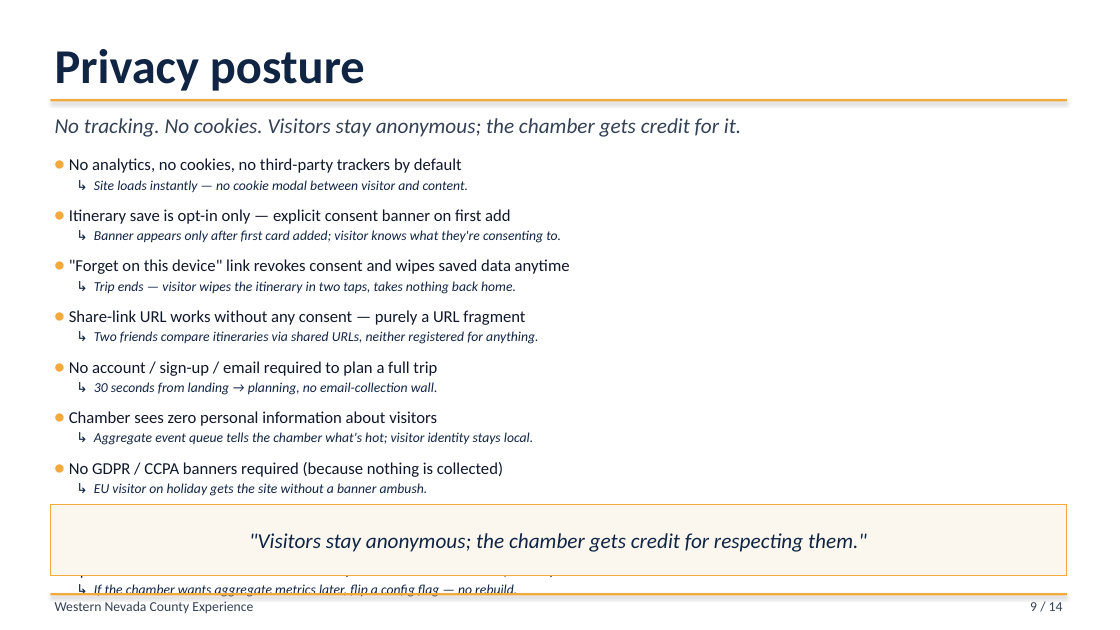
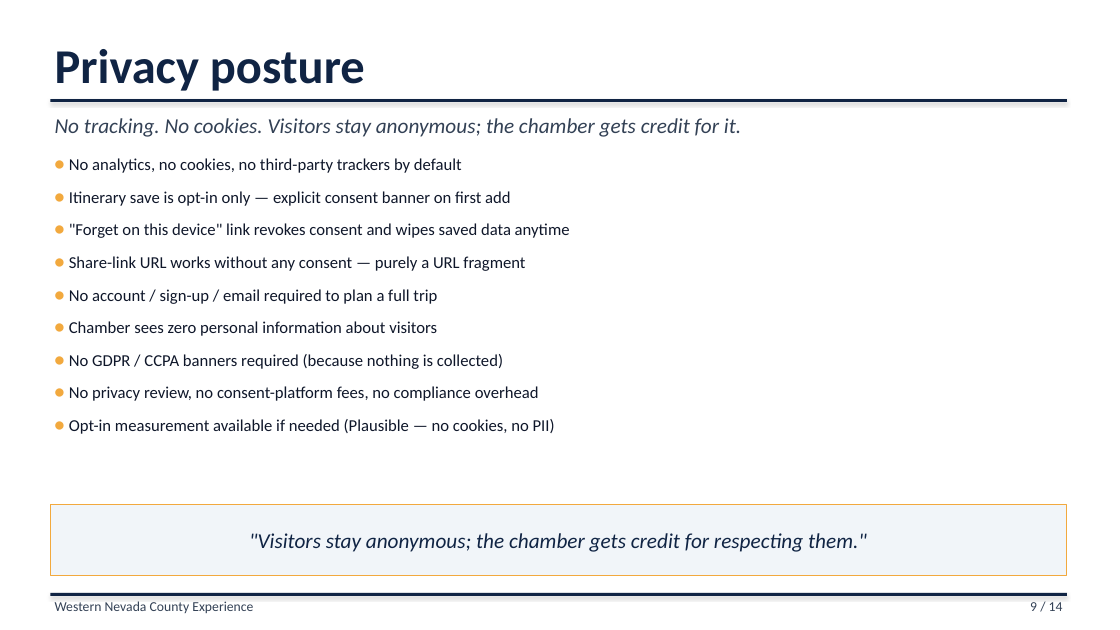
Before and after one commit to liammlrb-eng/nevada-county-experiences, a slide deck: slide 9 of demo_pitch.pptx. Drawn at 1120x630 pixels with LibreOffice and Linux fonts; fonts in the diff are those of the drawing. Boxes give left, top, right and bottom in pixels: in the first picture for what was removed or moved away, otherwise in the second. Text is boxed around its words. In the diff, an @@ line names an element or a change of style, - is before the commit and + after.

Commit message:
Pitch deck: kill scenario sub-lines deck-wide + navy rules
User feedback: '↳ scenario' sub-text was too small to read at 11.5pt
across every slide; gold/amber rules under titles read as 'drab
yellow.' Two targeted changes:

1. SHOW_SCENARIOS = False — global flag that gates rendering of every
   '↳ scenario' italic sub-line in both add_bullets and two_col_table.
   Tuples are still allowed in the source for future use; they just
   render as the headline pair when the flag is off. Saves ~600 lines
   of small italic across the deck.

2. add_gold_rule now uses BROWN (deep ink-blue) instead of GOLD —
   title underlines and footer rules read as a strong navy underline
   rather than a yellow ribbon. Slightly thicker (2.5pt vs 2pt) to
   compensate for the more restrained color. Amber/GOLD is still
   used for bullet markers and the few callout-box borders.

3. Replaced 7 hardcoded warm-cream RGBColor(0xFB, 0xF7, 0xEE) literals
   with the FOG token (now cool slate-tint #F1F5F9). Stripes and
   callout-box fills follow the modern palette automatically.

Net effect: every slide is visually quieter. Headers in navy, deep
underlines in navy, cool stripes, amber only as small accents.

```diff
--- a/demo_pitch.pptx
+++ b/demo_pitch.pptx
@@ rectangle at (x1=50, y1=99, x2=1067, y2=102): fill #F2A93E to #102444 @@
@@ text at (x1=94, y1=180, x2=468, y2=192): paragraph removed @@
-↳ Site loads instantly — no cookie modal between visitor and content.
@@ text at (x1=94, y1=230, x2=561, y2=243): paragraph removed @@
-↳ Banner appears only after first card added; visitor knows what they're consenting to.
@@ text at (x1=94, y1=281, x2=516, y2=294): paragraph removed @@
-↳ Trip ends — visitor wipes the itinerary in two taps, takes nothing back home.
@@ text at (x1=94, y1=331, x2=538, y2=344): paragraph removed @@
-↳ Two friends compare itineraries via shared URLs, neither registered for anything.
@@ text at (x1=94, y1=382, x2=438, y2=395): paragraph removed @@
-↳ 30 seconds from landing → planning, no email-collection wall.
@@ text at (x1=94, y1=432, x2=533, y2=445): paragraph removed @@
-↳ Aggregate event queue tells the chamber what's hot; visitor identity stays local.
@@ rectangle at (x1=50, y1=504, x2=1067, y2=576): fill #FBF7EE to #F1F5F9 @@
@@ text at (x1=94, y1=483, x2=428, y2=496): paragraph removed @@
-↳ EU visitor on holiday gets the site without a banner ambush.
@@ rectangle at (x1=50, y1=593, x2=1067, y2=596): fill #F2A93E to #102444 @@
@@ text at (x1=94, y1=584, x2=517, y2=597): paragraph removed @@
-↳ If the chamber wants aggregate metrics later, flip a config flag — no rebuild.
```
Also in this commit, not shown: 14 other slides changed, 2 other files.
